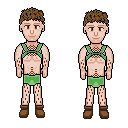
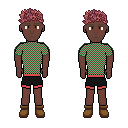
Two versions of the same layered image (128px x 128px). Layer-by-layer changes:
removed layer "Pasted Layer" over [14, 7, 50, 105]
removed layer "Pasted Layer copy" over [78, 9, 114, 119]
added layer "netzhemd black" above "netzhemd" over [14, 8, 114, 118]
added layer "netzhemd" above "Pasted Layer #1" over [14, 8, 114, 118]
